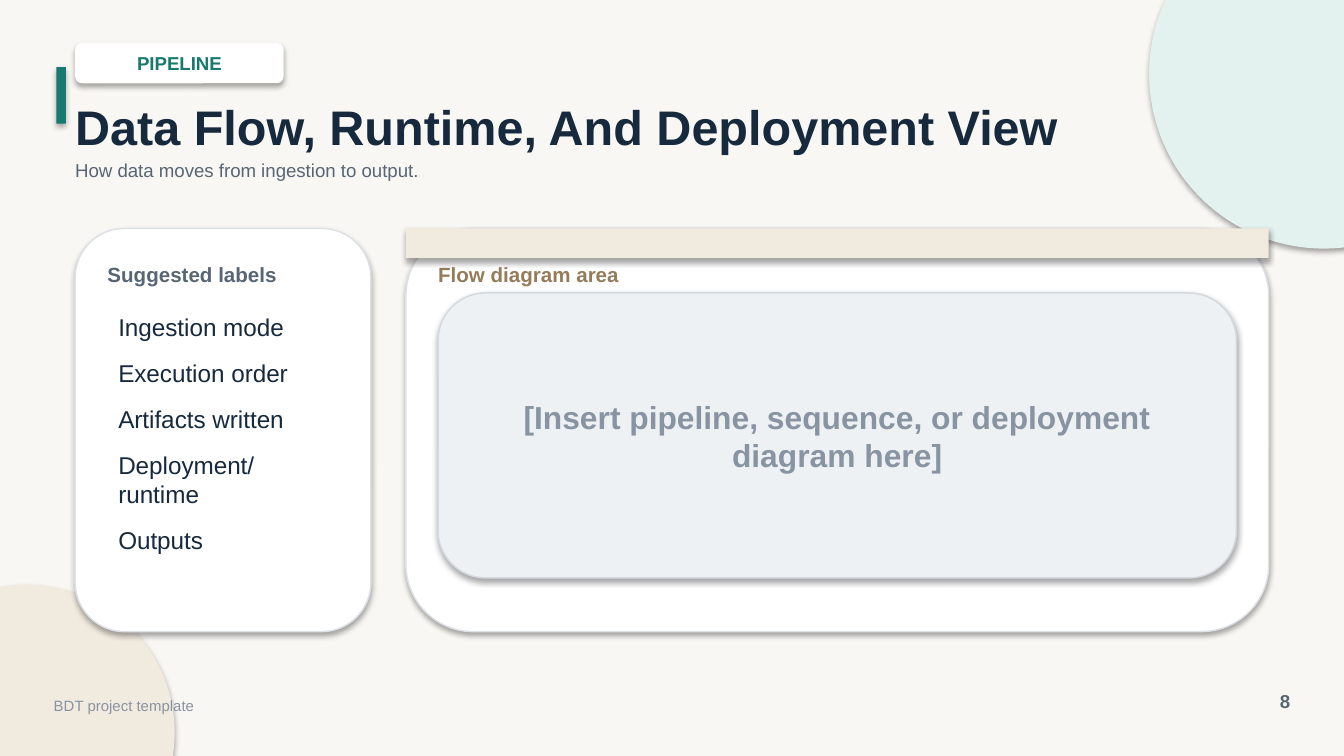
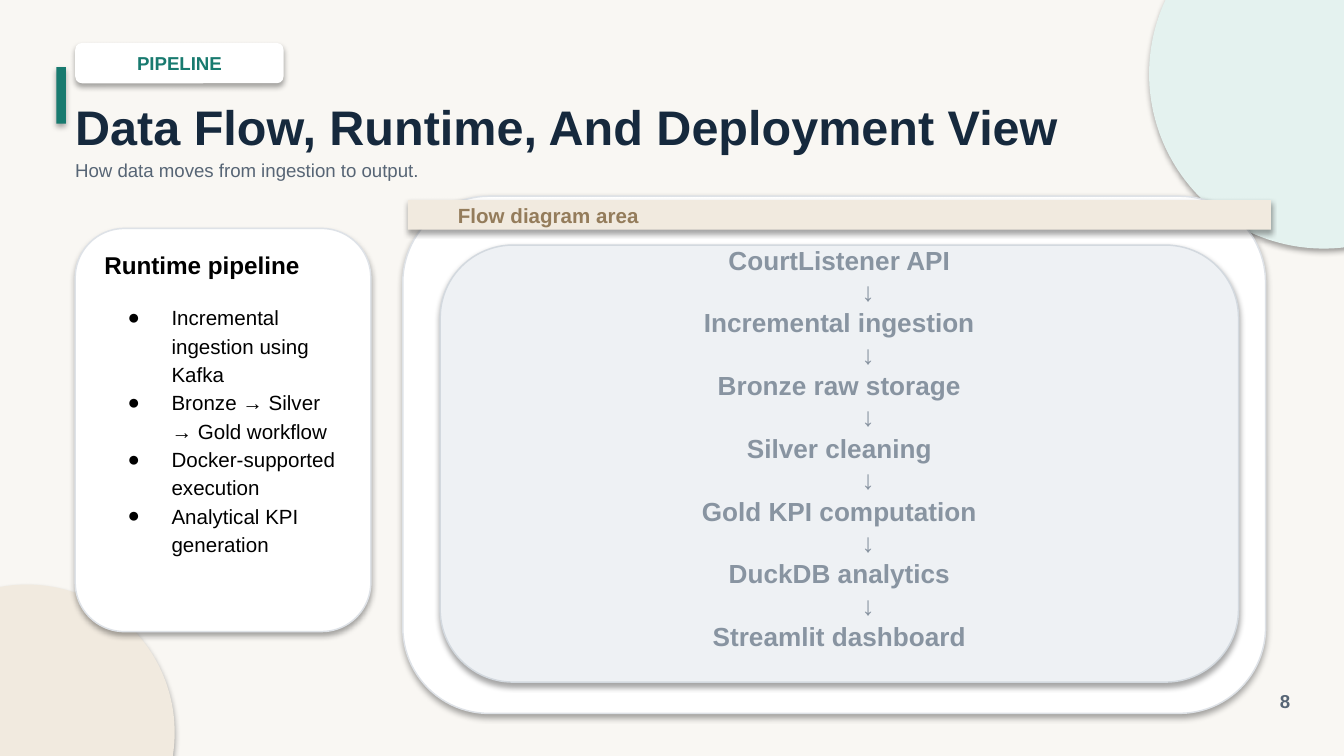
Before and after one commit to Big-data-court-hearings/project, a slide deck: slide 8 of docs/presentation/BDT_Project_Presentation.pptx. Drawn at 1344x756 pixels with LibreOffice and Linux fonts; fonts in the diff are those of the drawing. Boxes give left, top, right and bottom in pixels: in the first picture for what was removed or moved away, otherwise in the second. Text is boxed around its words. In the diff, an @@ line names an element or a change of style, - is before the commit and + after.

```diff
--- a/docs/presentation/BDT_Project_Presentation.pptx
+++ b/docs/presentation/BDT_Project_Presentation.pptx
@@ rounded rectangle: place and size @@
-rounded rectangle at (406, 228, 1269, 632)
+rounded rectangle at (403, 196, 1266, 714)
@@ rectangle: place and size @@
-rectangle at (406, 228, 1269, 258)
+rectangle at (409, 200, 1271, 230)
@@ text "Flow diagram area": place and size @@
-text "Flow diagram area" at (438, 267, 618, 287)
+text "Flow diagram area" at (458, 208, 638, 227)
@@ text added at (104, 256, 335, 557), 11 pt, text #000000 @@
+Runtime pipeline
+● Incremental ingestion using Kafka
+● Bronze → Silver → Gold workflow
+● Docker-supported execution
+● Analytical KPI generation
@@ text removed at (107, 267, 276, 287) @@
-Suggested labels
@@ rounded rectangle added at (441, 245, 1239, 681), fill #EEF1F4, outline #D3D9DF 0.8 pt, 14 pt, text #8894A1, bold @@
+CourtListener API
+↓
+Incremental ingestion
+↓
+Bronze raw storage
+↓
+Silver cleaning
+↓
+Gold KPI computation
+↓
+DuckDB analytics
+↓
+Streamlit dashboard
@@ rounded rectangle removed at (438, 293, 1236, 578) @@
-[Insert pipeline, sequence, or deployment diagram here]
@@ text removed at (118, 318, 288, 554) @@
-Ingestion mode
-Execution order
-Artifacts written
-Deployment/runtime
-Outputs
@@ text removed at (54, 700, 194, 714) @@
-BDT project template
```
Also in this commit, not shown: 11 other slides changed, 2 slides added, 2 slides removed, 3 other files.
